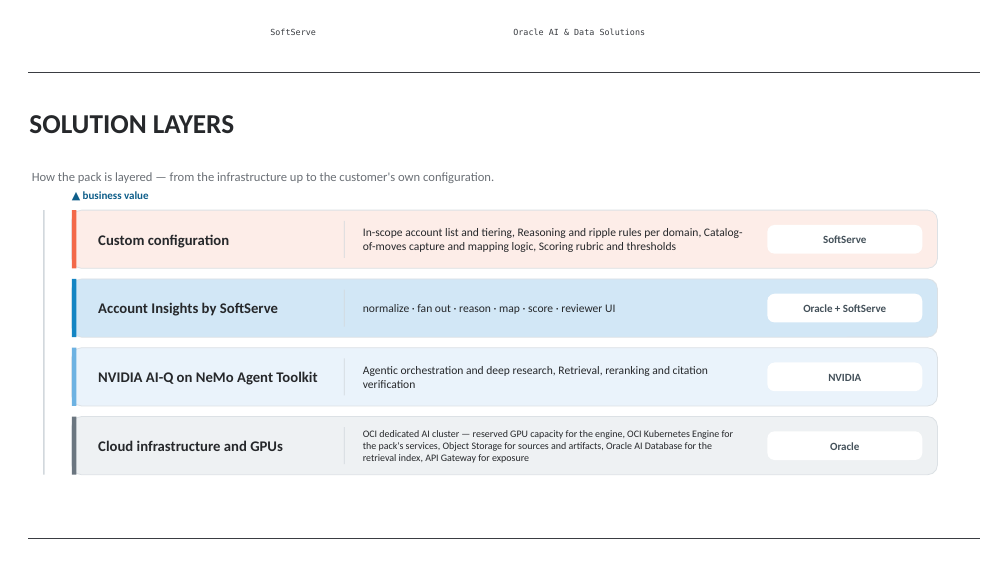
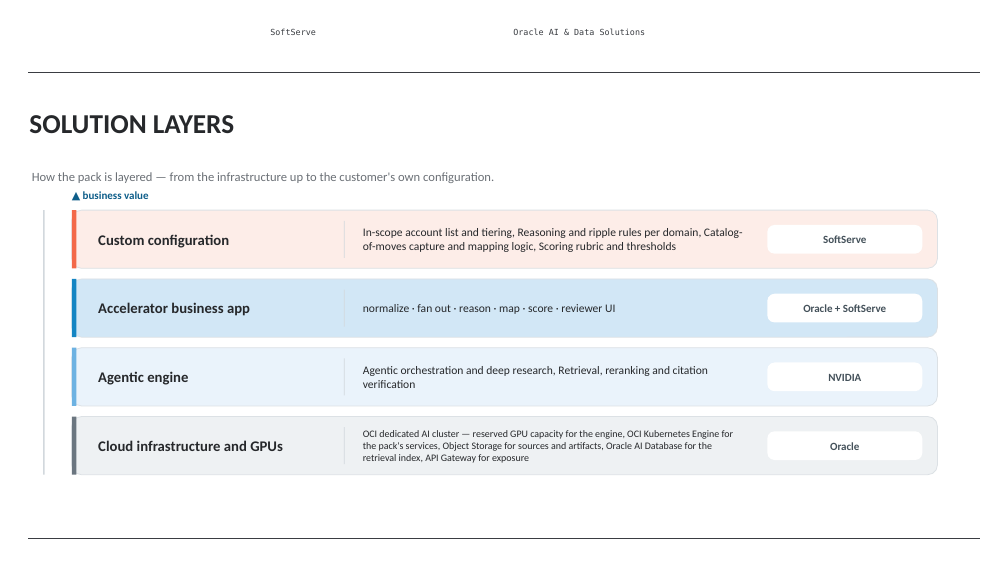
Before and after one commit to alexey-orlov/AO-Personal-OS, a slide deck: slide 7 of outputs/oracle-packs/account-insights/artifacts/account-insights-sales-deck.pptx. Drawn at 1008x567 pixels with LibreOffice and Linux fonts; fonts in the diff are those of the drawing; background and template pictures are left out. Boxes give left, top, right and bottom in pixels: in the first picture for what was removed or moved away, otherwise in the second. Text is boxed around its words. In the diff, an @@ line names an element or a change of style, - is before the commit and + after.

```diff
--- a/outputs/oracle-packs/account-insights/artifacts/account-insights-sales-deck.pptx
+++ b/outputs/oracle-packs/account-insights/artifacts/account-insights-sales-deck.pptx
@@ text at (x1=98, y1=302, x2=250, y2=316): text changed @@
-Account Insights by SoftServe
+Accelerator business app
@@ text at (x1=98, y1=371, x2=188, y2=385): text changed @@
-NVIDIA AI-Q on NeMo Agent Toolkit
+Agentic engine
```
Also in this commit, not shown: 1 other slide changed, 2 other files.
